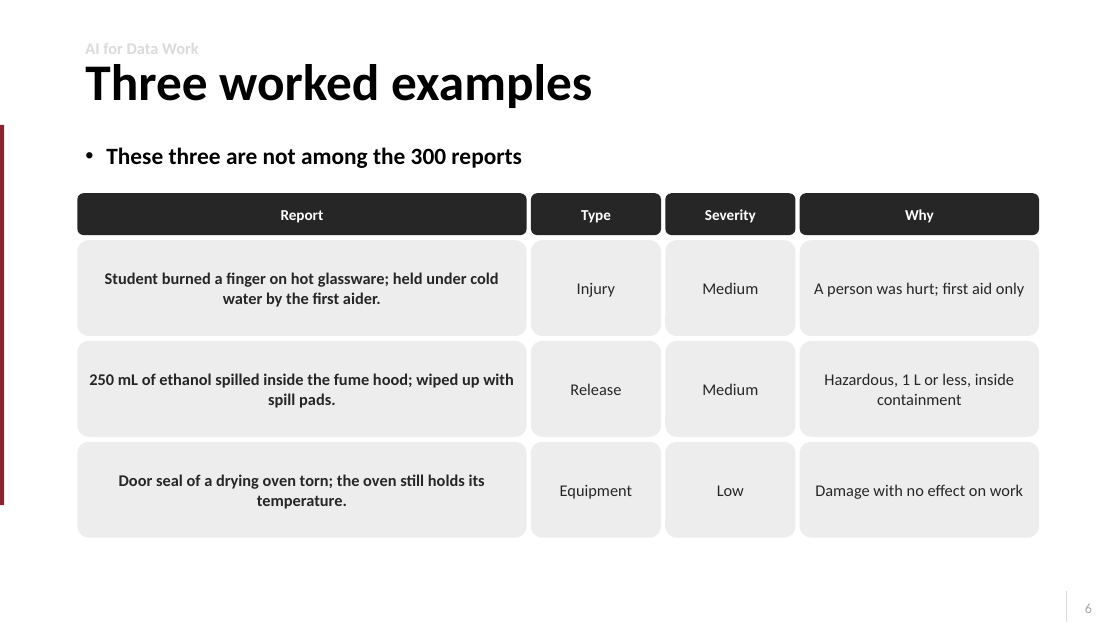
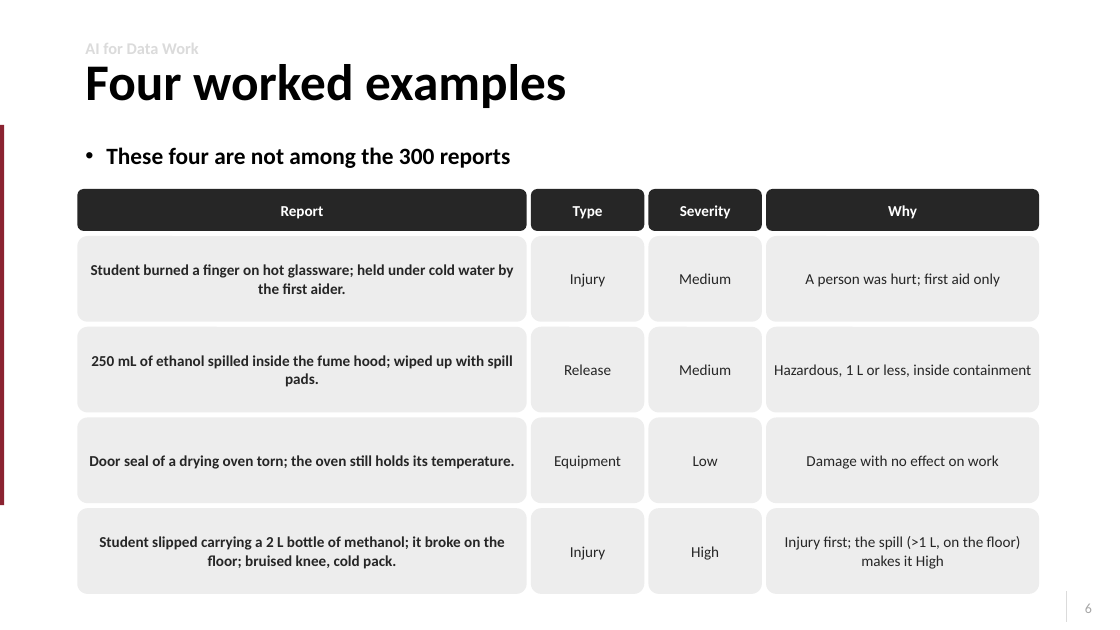
Before and after one commit to KWK-GoLive/incident-checker, a slide deck: slide 6 of Incident_Classification_slides.pptx. Drawn at 1120x630 pixels with LibreOffice and Linux fonts; fonts in the diff are those of the drawing; background and template pictures are left out. Boxes give left, top, right and bottom in pixels: in the first picture for what was removed or moved away, otherwise in the second. Text is boxed around its words. In the diff, an @@ line names an element or a change of style, - is before the commit and + after.

Commit message:
Review fixes: clearer rules, 4th example, layout examples, friendlier errors (v3)

```diff
--- a/Incident_Classification_slides.pptx
+++ b/Incident_Classification_slides.pptx
@@ title at box(85, 64, 566, 108): text changed @@
-Three worked examples
+Four worked examples
@@ text at box(106, 147, 511, 168): text changed @@
-• These three are not among the 300 reports
+• These four are not among the 300 reports
@@ rounded rectangle "Report": place and size @@
-rounded rectangle "Report" at box(77, 193, 527, 235)
+rounded rectangle "Report" at box(77, 189, 527, 231)
@@ rounded rectangle "Type": place and size @@
-rounded rectangle "Type" at box(531, 193, 661, 235)
+rounded rectangle "Type" at box(531, 189, 644, 231)
@@ rounded rectangle "Severity": place and size @@
-rounded rectangle "Severity" at box(665, 193, 796, 235)
+rounded rectangle "Severity" at box(649, 189, 762, 231)
@@ rounded rectangle "Why": place and size @@
-rounded rectangle "Why" at box(800, 193, 1039, 235)
+rounded rectangle "Why" at box(766, 189, 1039, 231)
@@ rounded rectangle "Student burned a finger on ...": place and size @@
-rounded rectangle "Student burned a finger on ..." at box(77, 240, 527, 336)
+rounded rectangle "Student burned a finger on ..." at box(77, 236, 527, 322)
@@ rounded rectangle "Injury": place and size @@
-rounded rectangle "Injury" at box(531, 240, 661, 336)
+rounded rectangle "Injury" at box(531, 236, 644, 322)
@@ rounded rectangle "Medium": place and size @@
-rounded rectangle "Medium" at box(665, 240, 796, 336)
+rounded rectangle "Medium" at box(649, 236, 762, 322)
@@ rounded rectangle "A person was hurt; first ...": place and size @@
-rounded rectangle "A person was hurt; first ..." at box(800, 240, 1039, 336)
+rounded rectangle "A person was hurt; first ..." at box(766, 236, 1039, 322)
@@ rounded rectangle "250 mL of ethanol spilled ...": place and size @@
-rounded rectangle "250 mL of ethanol spilled ..." at box(77, 341, 527, 437)
+rounded rectangle "250 mL of ethanol spilled ..." at box(77, 327, 527, 413)
@@ rounded rectangle "Release": place and size @@
-rounded rectangle "Release" at box(531, 341, 661, 437)
+rounded rectangle "Release" at box(531, 327, 644, 413)
@@ rounded rectangle "Medium": place and size @@
-rounded rectangle "Medium" at box(665, 341, 796, 437)
+rounded rectangle "Medium" at box(649, 327, 762, 413)
@@ rounded rectangle "Hazardous, 1 L or less, ...": place and size @@
-rounded rectangle "Hazardous, 1 L or less, ..." at box(800, 341, 1039, 437)
+rounded rectangle "Hazardous, 1 L or less, ..." at box(766, 327, 1039, 413)
@@ rounded rectangle "Door seal of a drying ...": place and size @@
-rounded rectangle "Door seal of a drying ..." at box(77, 442, 527, 538)
+rounded rectangle "Door seal of a drying ..." at box(77, 418, 527, 503)
@@ rounded rectangle "Equipment": place and size @@
-rounded rectangle "Equipment" at box(531, 442, 661, 538)
+rounded rectangle "Equipment" at box(531, 418, 644, 503)
@@ size 14 to 13 pt in 12 elements at box(77, 236, 527, 322), box(77, 327, 527, 413), box(531, 236, 644, 322), box(77, 418, 527, 503), box(766, 236, 1039, 322), box(649, 236, 762, 322), box(531, 327, 644, 413), box(766, 327, 1039, 413), box(649, 327, 762, 413), box(531, 418, 644, 503), box(766, 418, 1039, 503), box(649, 418, 762, 503) @@
@@ rounded rectangle "Low": place and size @@
-rounded rectangle "Low" at box(665, 442, 796, 538)
+rounded rectangle "Low" at box(649, 418, 762, 503)
@@ rounded rectangle "Damage with no effect on ...": place and size @@
-rounded rectangle "Damage with no effect on ..." at box(800, 442, 1039, 538)
+rounded rectangle "Damage with no effect on ..." at box(766, 418, 1039, 503)
@@ rounded rectangle added at box(77, 508, 527, 594), fill #EDEDED, 13 pt, text #262626, bold @@
+Student slipped carrying a 2 L bottle of methanol; it broke on the floor; bruised knee, cold pack.
@@ rounded rectangle added at box(531, 508, 644, 594), fill #EDEDED, 13 pt, text #262626 @@
+Injury
@@ rounded rectangle added at box(649, 508, 762, 594), fill #EDEDED, 13 pt, text #262626 @@
+High
@@ rounded rectangle added at box(766, 508, 1039, 594), fill #EDEDED, 13 pt, text #262626 @@
+Injury first; the spill (>1 L, on the floor) makes it High
```
Also in this commit, not shown: 4 other slides changed, 5 other files.
